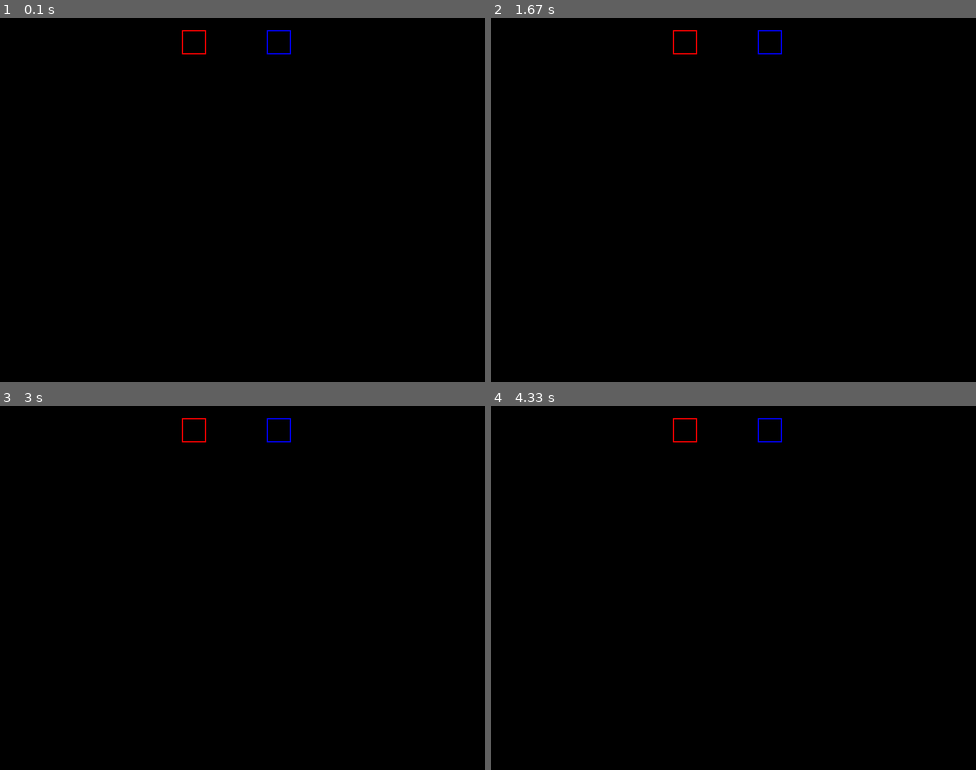
Above: before the commit, frames 1-4 (two rows, left to right).
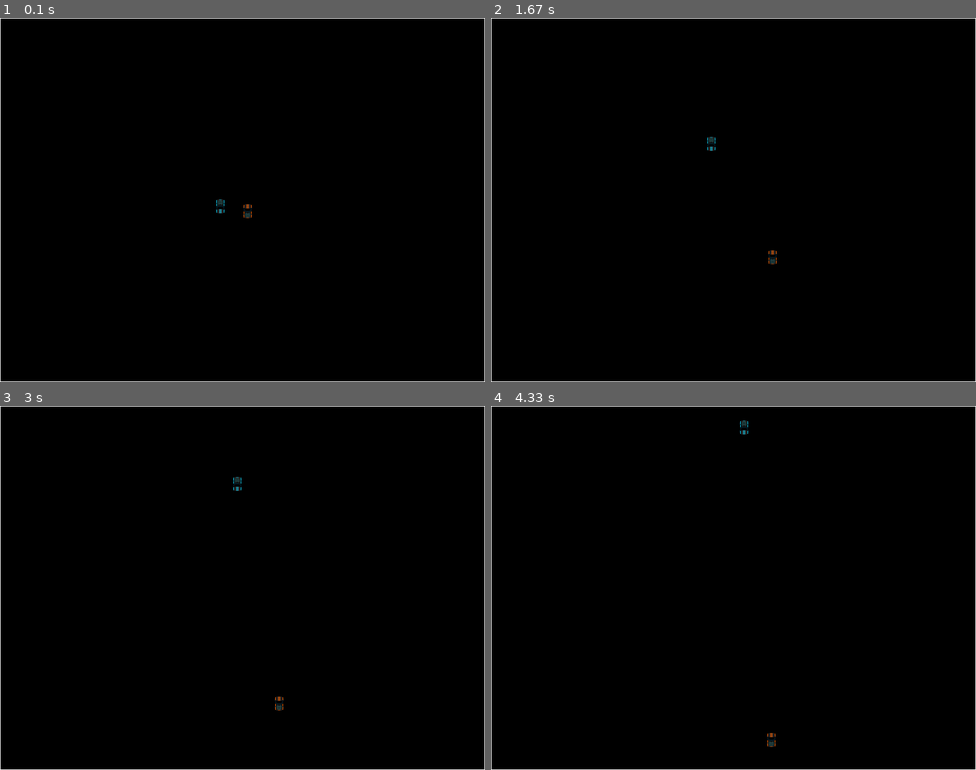
Above: after the commit, the same moments.

Repository: TaykoWS/TronBike-PyGame
Game: pygame game, started from main.py
Two runs of this game, one before a commit and one after it. Both use one fixed random seed, a clock stepped at 60 frames per second and the inputs below.
Inputs:
- Up to frame 1 (0.1 s): no input
- Up to frame 2 (1.67 s): hold Q 0.33-0.8 s; hold Right 0.33-0.8 s; hold Right 0.83-1.3 s; hold D 0.83-1.3 s; tap Z at 0.9, 1.2, 1.4 s; hold Up 1.33-1.63 s
- Up to frame 3 (3 s): hold Right 1.67-2.13 s; hold D 1.67-2.13 s; tap Z at 1.73, 2.03, 2.23, 2.53, 2.8 s; hold Left 2.17-2.7 s; hold Down from 2.73 s (still down); hold S from 2.73 s (still down)
- Up to frame 4 (4.33 s): release Down at 3.03 s; release S at 3.03 s; hold Left 3.07-3.47 s; tap Z at 3.13, 3.43, 3.57, 3.97, 4.27 s; hold Up 3.5-3.87 s; hold Right from 3.9 s (still down); hold D from 3.9 s (still down)

The runs differ from the first frame. In frame 1, 0.8% of the frame differs, in the area x 0-100%, y 0-100%; in frame 2, 0.8%; in frame 3, 0.8%; in frame 4, 0.8%.

Commit message:
Commit ajout des images du jeu et de la boucle de jeu

Diff:
--- a/Game.py
+++ b/Game.py
@@ -1,37 +1,86 @@
 import pygame
-import sys
-from pygame.locals import *
+import os
 
-def game():
-    # Initialisation de la fenêtre d'affichage
-    pygame.init()
-    screen = pygame.display.set_mode((800, 600))
-    pygame.display.set_caption('TronBike')
+# Initialisation de la fenêtre d'affichage
+WIDTH, HEIGHT = 800, 600
+SCREEN = pygame.display.set_mode((WIDTH, HEIGHT))
+pygame.display.set_caption('Tron Bike')
 
-    # Remplissage de l'arrière-plan
-    background = pygame.Surface(screen.get_size())
-    background = background.convert()
-    background.fill((0, 0, 0))
+# Couleurs
+BLACK = (0,0,0)
+WHITE = (255,255,255)
+BLUE = (0,0,255)
+RED = (255,0,0)
 
+# Permet de faire tourner le programme à un certains taux d'images par secondes "avec la variable clock"
+FPS = 60
 
-    # Blitter le tout dans la fenêtre
-    screen.blit(background, (0, 0))
+# Images pour les motos
+LIGHTBIKE_WIDTH, LIGHTBIKE_HEIGHT = 26, 29
+LIGHTBIKE1_IMAGE = pygame.image.load(os.path.join('Assets', 'lb1.png'))
+LIGHTBIKE2_IMAGE = pygame.image.load(os.path.join('Assets', 'lb2.png'))
+LIGHTBIKE2 = pygame.transform.rotate(LIGHTBIKE2_IMAGE, 180)
 
-    # ---- Test for player lightbycicle
-    # Initialing Color
-    color1 = (255, 0, 0)
-    color2 = (0, 0, 255)
-    # Drawing rectangle (Marging x, y, Size x, y)
-    lb1 = pygame.draw.rect(screen, color1, pygame.Rect(300, 20, 40, 40), 2)
-    lb2 = pygame.draw.rect(screen, color2, pygame.Rect(440, 20, 40, 40), 2)
+# Données pour le jeu
+BORDER = pygame.Rect(0, 0, WIDTH, HEIGHT)
+DIRECTION = 1
 
-    # Permet de blitter
-    pygame.display.flip()
+def draw_screen(lightbike1, lightbike2):
+    # Dessine le fond d'écran de la fenêtre
+    SCREEN.fill(BLACK)
+    pygame.draw.rect(SCREEN, WHITE, BORDER, 1)
+    SCREEN.blit(LIGHTBIKE1_IMAGE, (lightbike1.x, lightbike1.y))
+    SCREEN.blit(LIGHTBIKE2, (lightbike2.x, lightbike2.y))
+    pygame.display.update()
 
-    print("Game Launched")
+def lightbike1_movement(keys_pressed, lb1):
+    # Test des inputs
+    if keys_pressed[pygame.K_q]:  # Left for lb1
+        lb1.x -= DIRECTION
+    if keys_pressed[pygame.K_d]:  # Right for lb1
+        lb1.x += DIRECTION
+    if keys_pressed[pygame.K_z]:  # Up for lb1
+        lb1.y -= DIRECTION
+    if keys_pressed[pygame.K_s]:  # Down for lb1
+        lb1.y += DIRECTION
 
-    # Run the Game Loop
-    while 1:
+def lightbike2_movement(keys_pressed, lb2):
+    # Test des inputs
+    if keys_pressed[pygame.K_LEFT]:  # Left for lb1
+        lb2.x -= DIRECTION
+    if keys_pressed[pygame.K_RIGHT]:  # Right for lb1
+        lb2.x += DIRECTION
+    if keys_pressed[pygame.K_UP]:  # Up for lb1
+        lb2.y -= DIRECTION
+    if keys_pressed[pygame.K_DOWN]:  # Down for lb1
+        lb2.y += DIRECTION
+
+def run():
+    lb1 = pygame.Rect(350, 300, LIGHTBIKE_WIDTH, LIGHTBIKE_HEIGHT)
+    lb2 = pygame.Rect(400, 300, LIGHTBIKE_WIDTH, LIGHTBIKE_HEIGHT)
+
+    # Fait tourner la boucle de jeu
+    clock = pygame.time.Clock()
+    run = True
+    while run:
+        clock.tick(FPS)
         for event in pygame.event.get():
-            if event.type == QUIT:
-                return
+            if event.type == pygame.QUIT:
+                run = False
+
+        # Déplacement automatique des motos
+        lb1.y -= 1
+        lb2.y += 1
+
+        if lb1.y + DIRECTION < -2:
+            lb1.y = 0
+        if lb2.y - DIRECTION < HEIGHT /2:
+            lb2.y = 0
+
+        keys_pressed = pygame.key.get_pressed()
+        lightbike1_movement(keys_pressed, lb1)
+        lightbike2_movement(keys_pressed, lb2)
+
+        draw_screen(lb1, lb2)
+
+    pygame.quit()
--- a/main.py
+++ b/main.py
@@ -2,4 +2,5 @@
 import Game
 
 # Launch the game
-if __name__ == "__main__": Game.game()
+if __name__ == "__main__":
+    Game.run()
Binary file added: Assets/lb1.png
Binary file added: Assets/lb2.png
